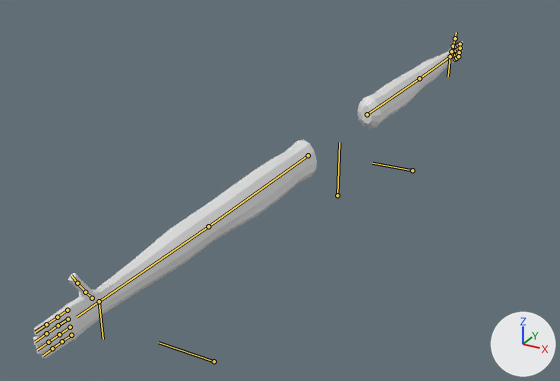
Renders of the Blender file GameAssets/Modelling/PlayerArms.blend from each side of a commit.
Before and after are seen from a 50 mm camera at (5.2, -11.59, 5.64) aimed at (-0.69, -0.88, 0.29). Arrows for +X, +Y and +Z are at lower right; the lights stay in place. The bones that bend it are drawn over the model as lines.

In view in the first picture: 'PlayerModel'.
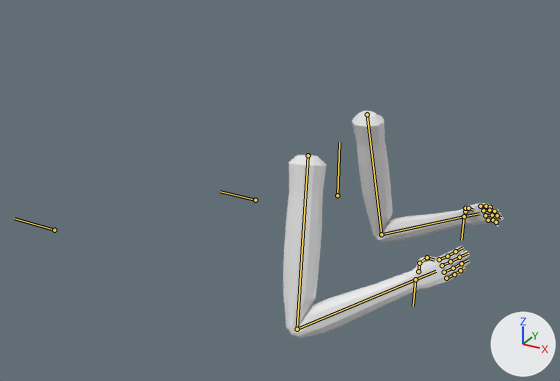
Commit message: Started animating arms

The newer file adds an action. The first version stands in its rest pose; the second is drawn at frame 0 of the action 'Player_Idle'.

Pixel boxes (x1, y1, x2, y2) of what changed, in the pictures (560 x 381 px):
'PlayerModel', posed (49% narrower, 30% shorter)
    before: (33, 33, 463, 359)
    after: (283, 111, 503, 338)
bone 'RThumb1', root to tip
    before: (92, 298) to (85, 292)
    after: (418, 271) to (419, 263)
bone 'RThumb2', root to tip
    before: (85, 292) to (77, 283)
    after: (419, 263) to (427, 257)
bone 'RThumb3', root to tip
    before: (77, 283) to (71, 275)
    after: (427, 257) to (434, 260)
bone 'RPoint1', root to tip
    before: (67, 310) to (57, 317)
    after: (439, 259) to (447, 256)
bone 'RPoint2', root to tip
    before: (57, 317) to (46, 324)
    after: (447, 256) to (455, 251)
bone 'RMiddle1', root to tip
    before: (68, 319) to (58, 325)
    after: (442, 265) to (450, 261)
bone 'RMiddle2', root to tip
    before: (58, 325) to (46, 333)
    after: (450, 261) to (459, 257)
bone 'RRing1', root to tip
    before: (70, 327) to (59, 334)
    after: (444, 272) to (453, 268)
bone 'RRing2', root to tip
    before: (59, 334) to (48, 342)
    after: (453, 268) to (461, 263)
bone 'RPinky1', root to tip
    before: (71, 335) to (62, 341)
    after: (446, 278) to (454, 274)
bone 'RPinky2', root to tip
    before: (62, 341) to (52, 348)
    after: (454, 274) to (460, 270)
bone 'RPinky3', root to tip
    before: (52, 348) to (42, 356)
    after: (460, 270) to (464, 267)
bone 'RElbowIK', root to tip
    before: (214, 361) to (158, 342)
    after: (54, 230) to (14, 218)
bone 'RHandIK', root to tip
    before: (99, 301) to (103, 339)
    after: (415, 279) to (413, 306)
bone 'LThumb1', root to tip
    before: (451, 51) to (453, 46)
    after: (465, 211) to (465, 208)
bone 'LThumb2', root to tip
    before: (453, 46) to (455, 38)
    after: (465, 208) to (468, 208)
bone 'LThumb3', root to tip
    before: (455, 38) to (456, 32)
    after: (468, 208) to (473, 210)
bone 'LPoint1', root to tip
    before: (456, 46) to (458, 45)
    after: (480, 206) to (486, 206)
bone 'LPoint2', root to tip
    before: (458, 45) to (460, 44)
    after: (486, 206) to (490, 207)
bone 'LMiddle1', root to tip
    before: (456, 50) to (458, 49)
    after: (483, 210) to (489, 210)
bone 'LMiddle2', root to tip
    before: (458, 49) to (460, 48)
    after: (489, 210) to (494, 211)
bone 'LRing1', root to tip
    before: (455, 55) to (457, 53)
    after: (485, 215) to (492, 215)
bone 'LRing2', root to tip
    before: (457, 53) to (459, 52)
    after: (492, 215) to (497, 215)
bone 'LPinky1', root to tip
    before: (455, 59) to (456, 58)
    after: (488, 220) to (493, 220)
bone 'LPinky2', root to tip
    before: (456, 58) to (458, 56)
    after: (493, 220) to (496, 222)
bone 'LPinky3', root to tip
    before: (458, 56) to (460, 55)
    after: (496, 222) to (497, 225)
bone 'LElbowIK', root to tip
    before: (412, 170) to (372, 163)
    after: (255, 200) to (220, 191)
bone 'LHandIK', root to tip
    before: (450, 56) to (448, 76)
    after: (464, 216) to (461, 240)

The change in detail:
Bone 'RThumb1' (bone_rthumb1) turns from (0, 0, 0) to (16, -62, 19) degrees about its own x, y and z.
Bone 'RThumb2' (bone_rthumb2) turns from (0, 0, 0) to (0, 0, 44) degrees about its own x, y and z.
Bone 'RThumb3' (bone_rthumb3) turns from (0, 0, 0) to (0, 0, 44) degrees about its own x, y and z.
Bone 'RPoint1' (bone_rpoint1) turns from (0, 0, 0) to (0, 0, 13) degrees about its own x, y and z.
Bone 'RPoint2' (bone_rpoint2) turns from (0, 0, 0) to (0, 0, 13) degrees about its own x, y and z.
Bone 'RMiddle1' (bone_rmiddle1) turns from (0, 0, 0) to (0, 0, 11) degrees about its own x, y and z.
Bone 'RMiddle2' (bone_rmiddle2) turns from (0, 0, 0) to (0, 0, 11) degrees about its own x, y and z.
Bone 'RRing1' (bone_rring1) turns from (0, 0, 0) to (0, 0, 15) degrees about its own x, y and z.
Bone 'RRing2' (bone_rring2) turns from (0, 0, 0) to (0, 0, 15) degrees about its own x, y and z.
Bone 'RPinky1' (bone_rpinky1) turns from (0, 0, 0) to (0, 0, 23) degrees about its own x, y and z.
Bone 'RPinky2' (bone_rpinky2) turns from (0, 0, 0) to (0, 0, 23) degrees about its own x, y and z.
Bone 'RPinky3' (bone_rpinky3) turns from (0, 0, 0) to (0, 0, 23) degrees about its own x, y and z.
Bone 'RElbowIK' (bone_relbowik) moves from (0.0, 0.0, 0.0) to (1.35, 4.22, 0.47).
Bone 'RHandIK' (bone_rhandik) moves from (0.0, 0.0, 0.0) to (1.95, 1.7, 4.94).
Bone 'LThumb1' (bone_lthumb1) turns from (0, 0, 0) to (14, 63, 36) degrees about its own x, y and z.
Bone 'LThumb2' (bone_lthumb2) turns from (0, 0, 0) to (1, 0, 27) degrees about its own x, y and z.
Bone 'LThumb3' (bone_lthumb3) turns from (0, 0, 0) to (10, -5, 28) degrees about its own x, y and z.
Bone 'LPoint1' (bone_lpoint1) turns from (0, 0, 0) to (16, 0, 0) degrees about its own x, y and z.
Bone 'LPoint2' (bone_lpoint2) turns from (0, 0, 0) to (16, 0, 0) degrees about its own x, y and z.
Bone 'LMiddle1' (bone_lmiddle1) turns from (0, 0, 0) to (13, 0, 0) degrees about its own x, y and z.
Bone 'LMiddle2' (bone_lmiddle2) turns from (0, 0, 0) to (13, 0, 0) degrees about its own x, y and z.
Bone 'LRing1' (bone_lring1) turns from (0, 0, 0) to (12, 0, 0) degrees about its own x, y and z.
Bone 'LRing2' (bone_lring2) turns from (0, 0, 0) to (12, 0, 0) degrees about its own x, y and z.
Bone 'LPinky1' (bone_lpinky1) turns from (0, 0, 0) to (19, 0, 0) degrees about its own x, y and z.
Bone 'LPinky2' (bone_lpinky2) turns from (0, 0, 0) to (19, 0, 0) degrees about its own x, y and z.
Bone 'LPinky3' (bone_lpinky3) turns from (0, 0, 0) to (19, 0, 0) degrees about its own x, y and z.
Bone 'LElbowIK' (bone_lelbowik) moves from (0.0, 0.0, 0.0) to (-1.64, 3.15, -0.76).
Bone 'LHandIK' (bone_lhandik) moves from (0.0, 0.0, 0.0) to (1.93, 1.73, -4.8).
